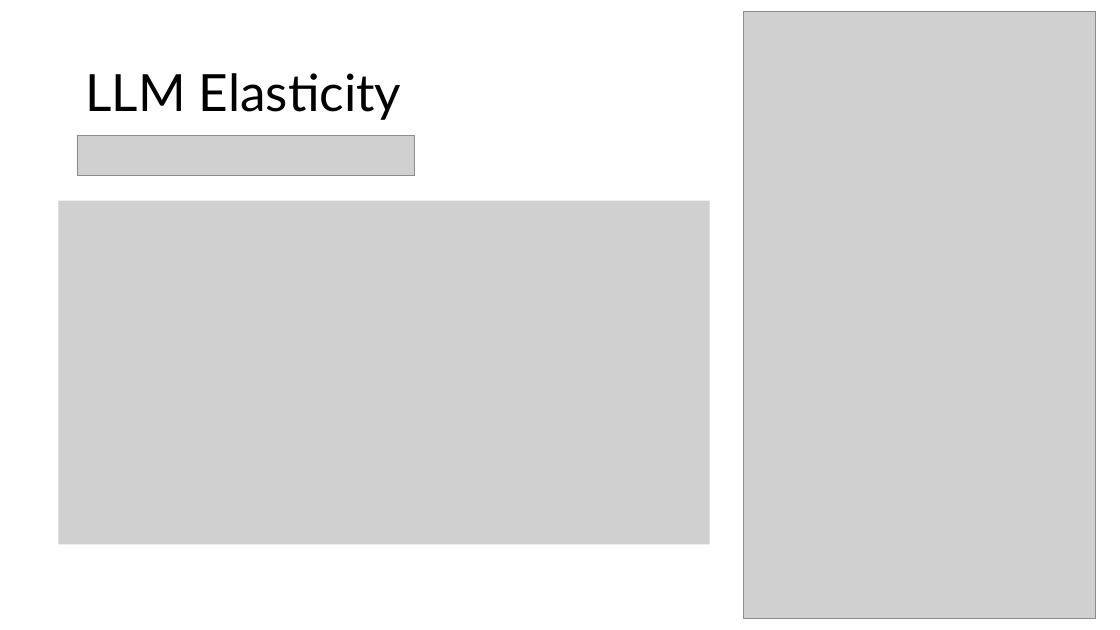
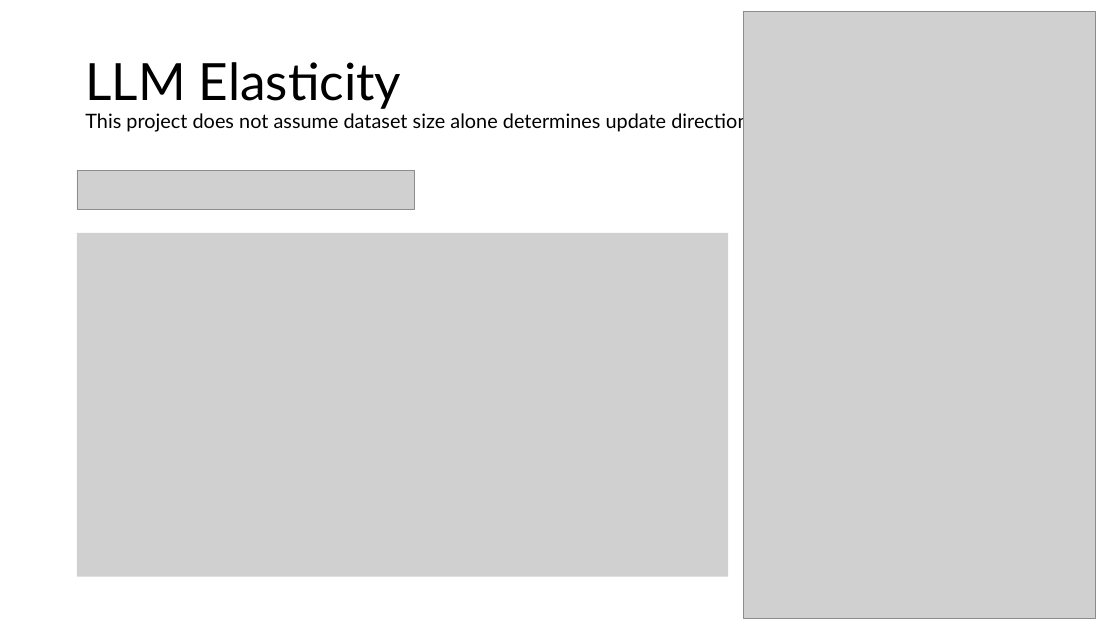
Before and after one commit to dev4-gpt/blissful-bose, a slide deck: slide 3 of Presentation1.pptx. Drawn at 1120x630 pixels with LibreOffice and Linux fonts; fonts in the diff are those of the drawing; grey boxes stand for pictures. Boxes give left, top, right and bottom in pixels: in the first picture for what was removed or moved away, otherwise in the second. Text is boxed around its words. In the diff, an @@ line names an element or a change of style, - is before the commit and + after.

```diff
--- a/Presentation1.pptx
+++ b/Presentation1.pptx
@@ title at (85, 62, 748, 133): text changed; size 44 to 17 pt @@
-LLM Elasticity
+LLM Elasticity
+This project does not assume dataset size alone determines update direction
@@ picture: place and size @@
-picture at (77, 135, 414, 175)
+picture at (77, 170, 414, 209)
@@ picture: place and size @@
-picture at (59, 201, 710, 544)
+picture at (77, 233, 728, 576)
```
Also in this commit, not shown: 14 other slides changed, 7 slides added, 1 slide removed, 4 other files.
